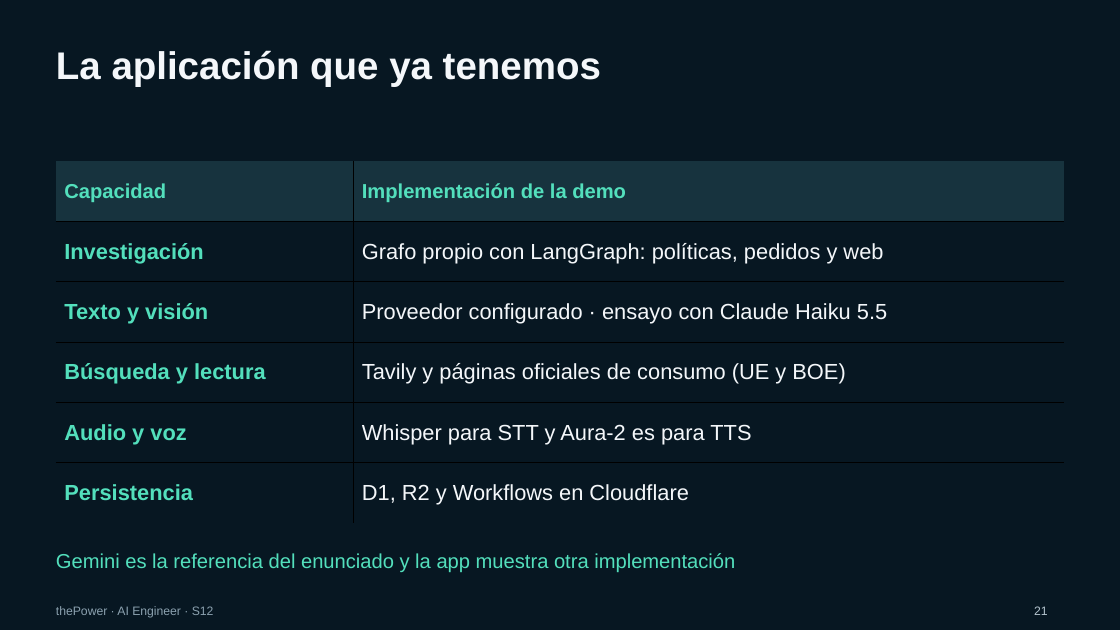
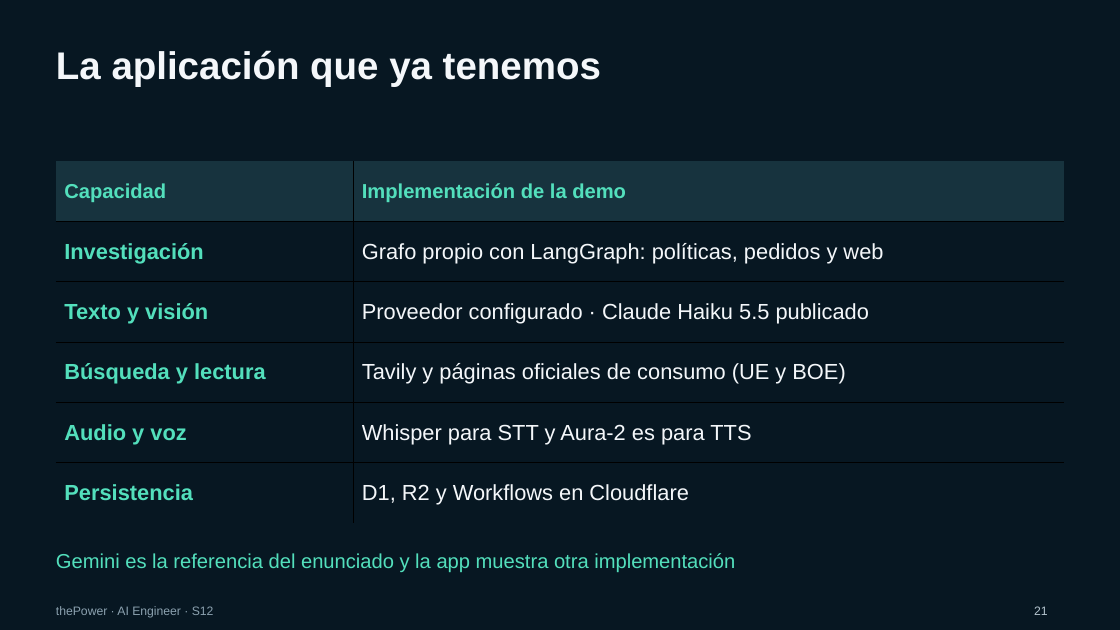
Before and after one commit to JoseAntonioNuevo/thepower-rag, a slide deck: slide 21 of material/S12/S12-deep-research-multimodal.pptx. Drawn at 1120x630 pixels with LibreOffice and Linux fonts; fonts in the diff are those of the drawing; background and template pictures are left out. Boxes give left, top, right and bottom in pixels: in the first picture for what was removed or moved away, otherwise in the second. Text is boxed around its words. In the diff, an @@ line names an element or a change of style, - is before the commit and + after.

```diff
--- a/material/S12/S12-deep-research-multimodal.pptx
+++ b/material/S12/S12-deep-research-multimodal.pptx
@@ table at (x1=56, y1=161, x2=1065, y2=523) @@
-row 3, column 2: Proveedor configurado · ensayo con Claude Haiku 5.5
+row 3, column 2: Proveedor configurado · Claude Haiku 5.5 publicado
```
Also in this commit, not shown: 2 other slides changed, 14 other files.
